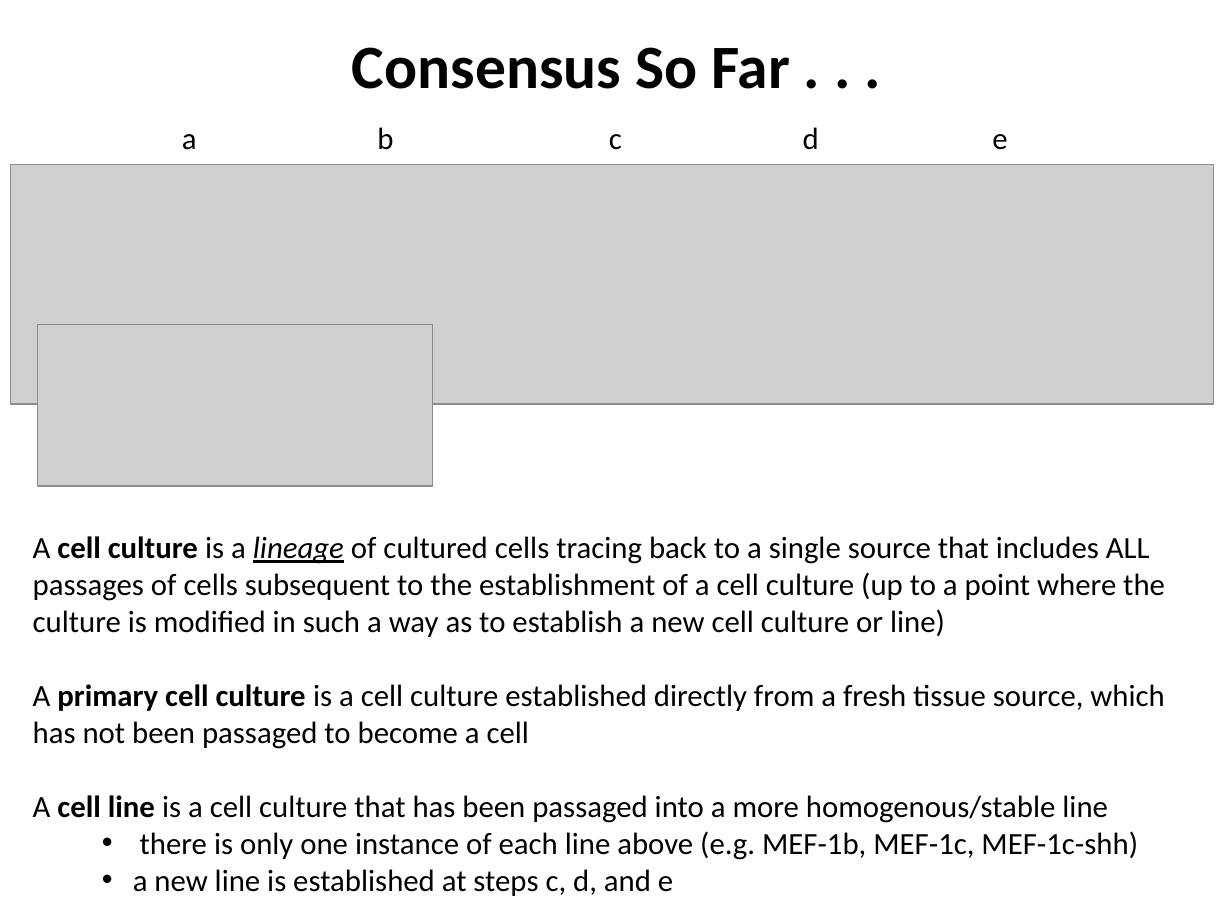
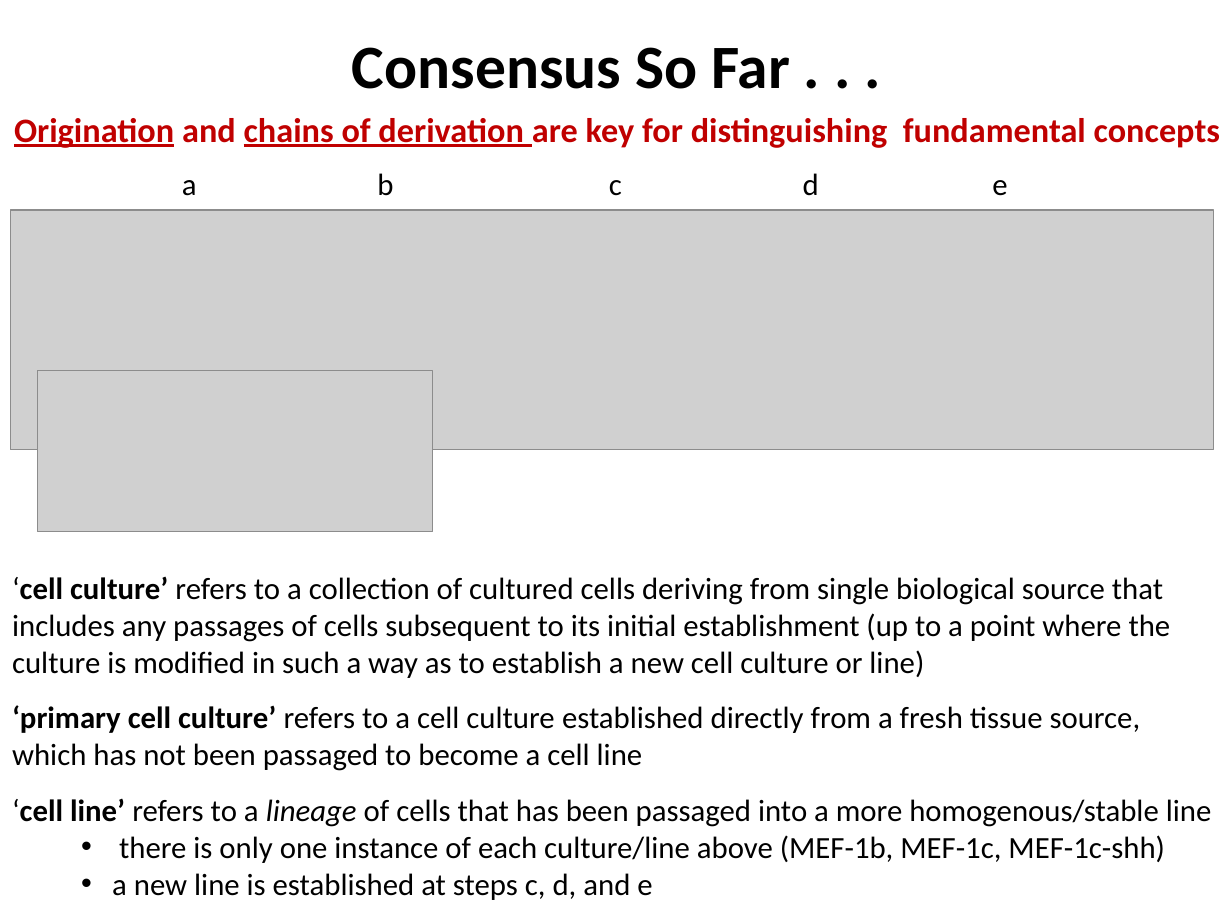
Before and after one commit to obi-ontology/obi-legacy-svn, a slide deck: slide 3 of trunk/docs/presentations/OBI-CLO-CL March 2013 Alignment/3-21-13_CLO-OBI_cell_culture_alignment.pptx. Drawn at 1232x924 pixels with LibreOffice and Linux fonts; fonts in the diff are those of the drawing; grey boxes stand for pictures. Boxes give left, top, right and bottom in pixels: in the first picture for what was removed or moved away, otherwise in the second. Text is boxed around its words. In the diff, an @@ line names an element or a change of style, - is before the commit and + after.

Commit message:
minor updates

```diff
--- a/trunk/docs/presentations/OBI-CLO-CL March 2013 Alignment/3-21-13_CLO-OBI_cell_culture_alignment.pptx
+++ b/trunk/docs/presentations/OBI-CLO-CL March 2013 Alignment/3-21-13_CLO-OBI_cell_culture_alignment.pptx
@@ text added at [14,118,1220,148], 20 pt, text #C00000, bold @@
+  Origination and chains of derivation are key for distinguishing fundamental concepts
@@ 2 pictures, 1 text: place and size @@
-2 pictures, 1 text at [10,127,1212,485]
+2 pictures, 1 text at [10,173,1212,531]
@@ text "‘cell culture’ refers to a ...": place and size @@
-text "‘cell culture’ refers to a ..." at [33,536,1165,896]
+text "‘cell culture’ refers to a ..." at [12,576,1212,900]
@@ text at [12,576,1212,863]: text changed @@
-A cell culture is a lineage of cultured cells tracing back to a single source that includes ALL passages of cells subsequent to the establishment of a cell culture (up to a point where the culture is modified in such a way as to establish a new cell culture or line)
-A primary cell culture is a cell culture established directly from a fresh tissue source, which has not been passaged to become a cell
-A cell line is a cell culture that has been passaged into a more homogenous/stable line
-  • there is only one instance of each line above (e.g. MEF-1b, MEF-1c, MEF-1c-shh)
+‘cell culture’ refers to a collection of cultured cells deriving from single biological source that includes any passages of cells subsequent to its initial establishment (up to a point where the culture is modified in such a way as to establish a new cell culture or line)
+‘primary cell culture’ refers to a cell culture established directly from a fresh tissue source, which has not been passaged to become a cell line
+‘cell line’ refers to a lineage of cells that has been passaged into a more homogenous/stable line
+  • there is only one instance of each culture/line above (MEF-1b, MEF-1c, MEF-1c-shh)
```
Also in this commit, not shown: 4 other slides changed, 5 slides added.
